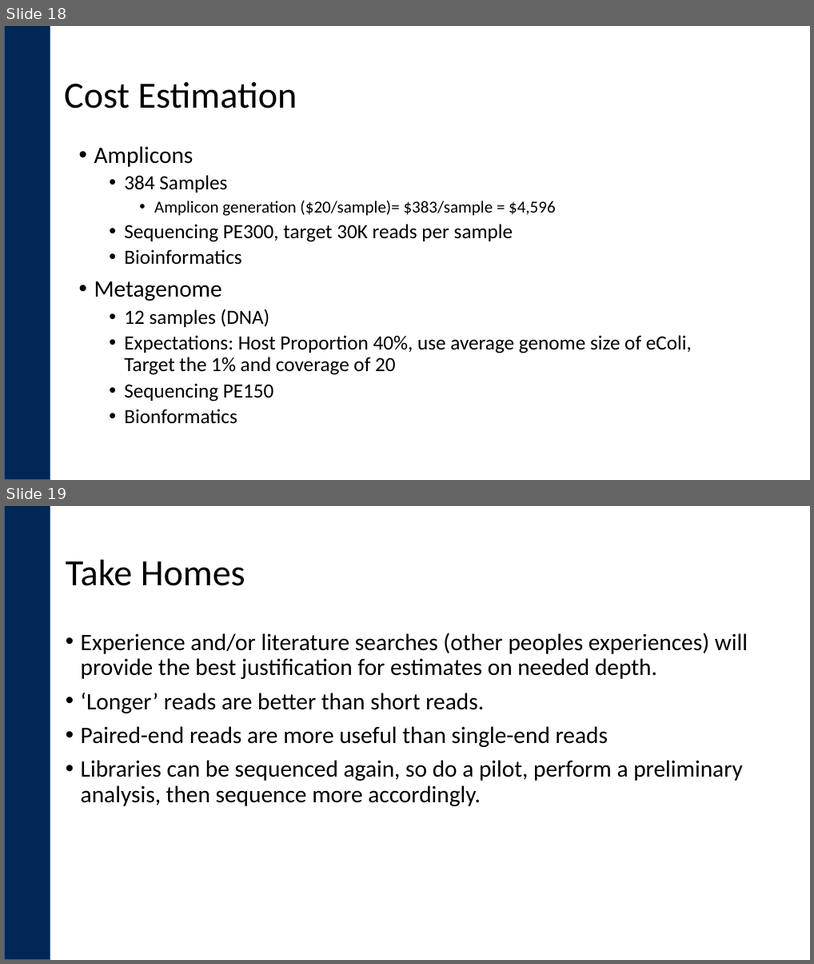
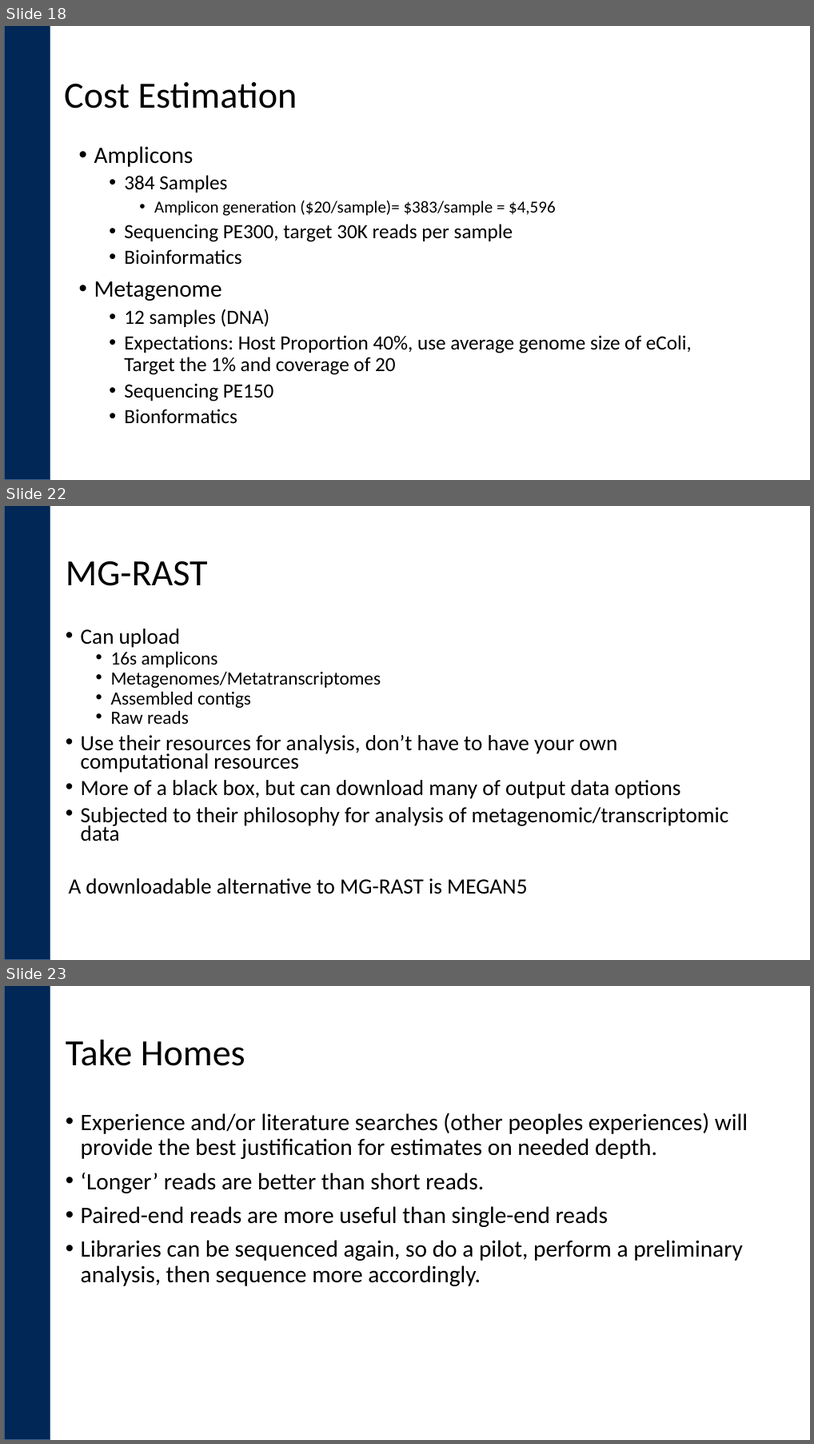
Before and after one commit to ucdavis-bioinformatics-training/2018-May-Microbial-Community-Analysis-Workshop_UCB, a slide deck: wednesday/Experimental_Design.pptx. Shown one above the other, each under a label of ours: slides 18 and 19 before the commit, slides 18, 22 and 23 after it; the slides between them are not shown. The pictures are 814x964 and 814x1444 pixels, drawn with LibreOffice and Linux fonts; fonts in the diff are those of the drawing; background and template pictures are left out. Boxes give left, top, right and bottom in pixels: in the first picture for what was removed or moved away, otherwise in the second. Text is boxed around its words. In the diff, an @@ line names an element or a change of style, - is before the commit and + after.

```diff
--- a/wednesday/Experimental_Design.pptx
+++ b/wednesday/Experimental_Design.pptx
@@ slide 22 added at (4,506,810,960), background #FFFFFF; not listed: 1 template element that a slide beside it also shows @@
@@ title added at (66,561,208,586), 44 pt, text #000000 @@
+MG-RAST
@@ text added at (69,628,730,894), 25.9 pt, text #000000 @@
+• Can upload
+  • 16s amplicons
+  • Metagenomes/Metatranscriptomes
+  • Assembled contigs
+  • Raw reads
+• Use their resources for analysis, don’t have to have your own computational resources
+• More of a black box, but can download many of output data options
+• Subjected to their philosophy for analysis of metagenomic/transcriptomic data
+A downloadable alternative to MG-RAST is MEGAN5
@@ what was slide 19 is now slide 23 @@
```
Also in this commit, not shown: 3 other slides added, 2 other files.
